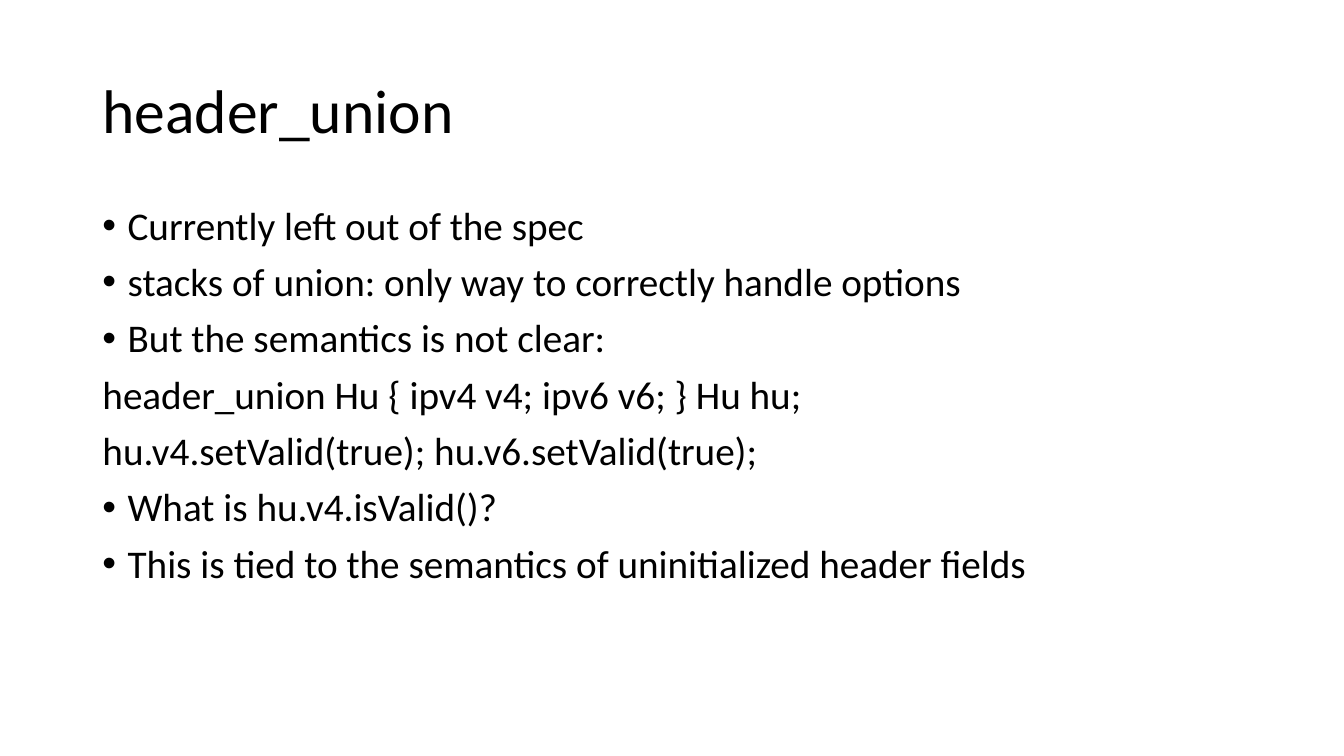
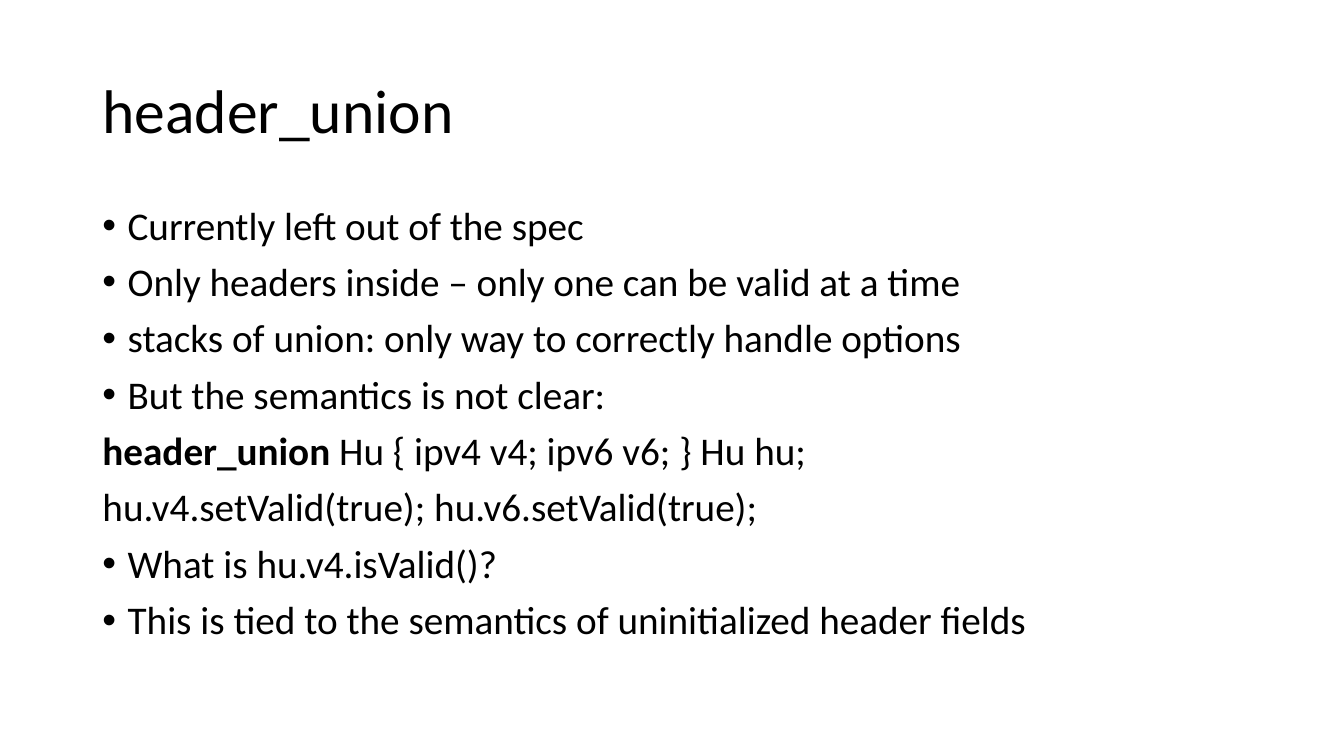
Before and after one commit to p4lang/p4-spec, a slide deck: slide 15 of v1.2/spec/v12-discussion.pptx. Drawn at 1344x756 pixels with LibreOffice and Linux fonts; fonts in the diff are those of the drawing. Boxes give left, top, right and bottom in pixels: in the first picture for what was removed or moved away, otherwise in the second. Text is boxed around its words. In the diff, an @@ line names an element or a change of style, - is before the commit and + after.

```diff
--- a/v1.2/spec/v12-discussion.pptx
+++ b/v1.2/spec/v12-discussion.pptx
@@ text at bbox=[128, 268, 960, 303]: paragraph added @@
+• Only headers inside – only one can be valid at a time
@@ text at bbox=[102, 437, 806, 472]: bold on in "header_union" @@
```
Also in this commit, not shown: 6 other slides changed, 2 other files.
